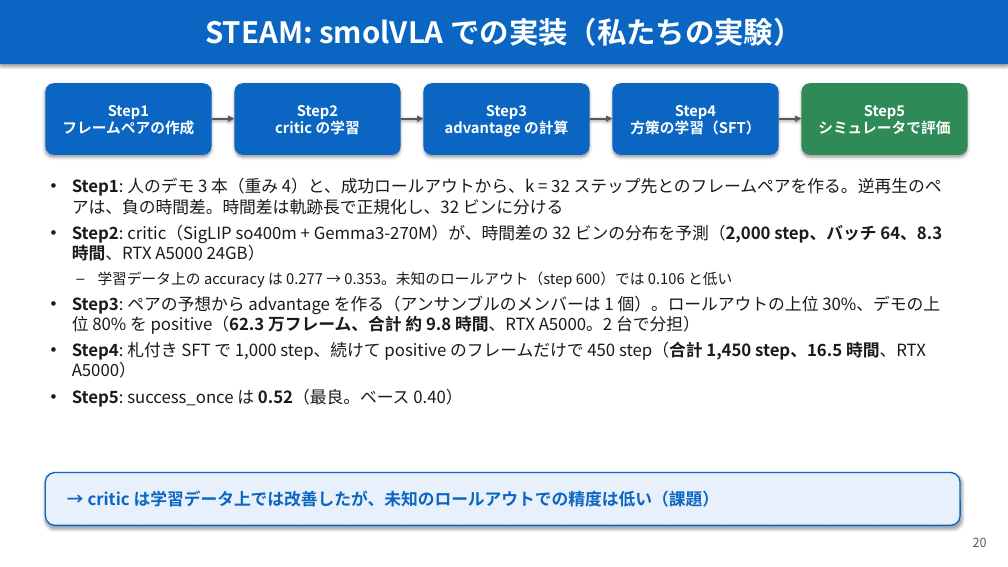
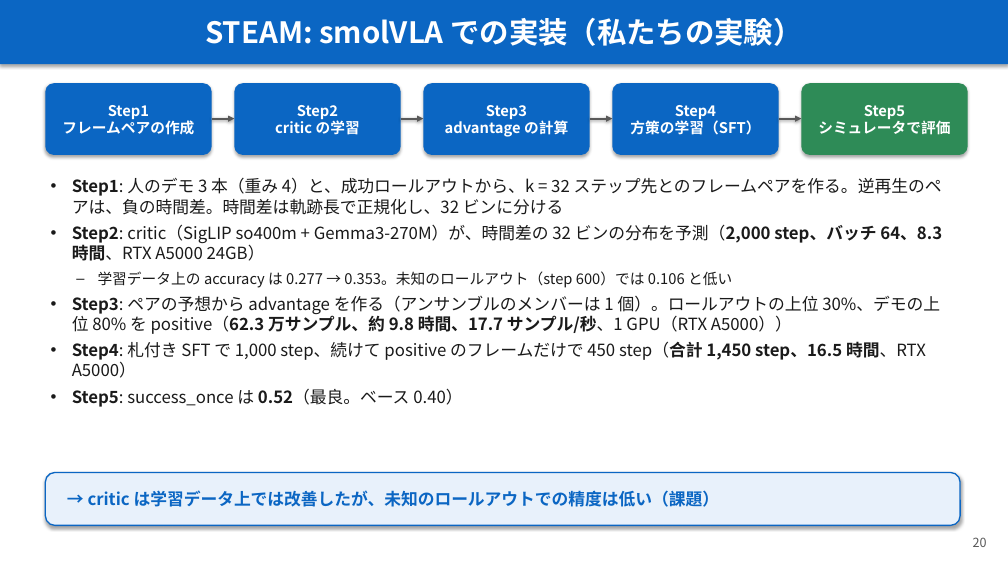
Before and after one commit to Junhand/libero_RL, a slide deck: slide 20 of docs/RECAP_STEAM_RLToken.pptx. Drawn at 1008x567 pixels with LibreOffice and Linux fonts; fonts in the diff are those of the drawing. Boxes give left, top, right and bottom in pixels: in the first picture for what was removed or moved away, otherwise in the second. Text is boxed around its words. In the diff, an @@ line names an element or a change of style, - is before the commit and + after.

```diff
--- a/docs/RECAP_STEAM_RLToken.pptx
+++ b/docs/RECAP_STEAM_RLToken.pptx
@@ text at (72,296,940,334): text changed @@
-• Step3: ペアの予想から advantage を作る（アンサンブルのメンバーは 1 個）。ロールアウトの上位 30%、デモの上位 80% を positive（62.3 万フレーム、合計 約 9.8 時間、RTX A5000。2 台で分担）
+• Step3: ペアの予想から advantage を作る（アンサンブルのメンバーは 1 個）。ロールアウトの上位 30%、デモの上位 80% を positive（62.3 万サンプル、約 9.8 時間、17.7 サンプル/秒、1 GPU（RTX A5000））
```
Also in this commit, not shown: 5 other slides changed, 1 other file.
